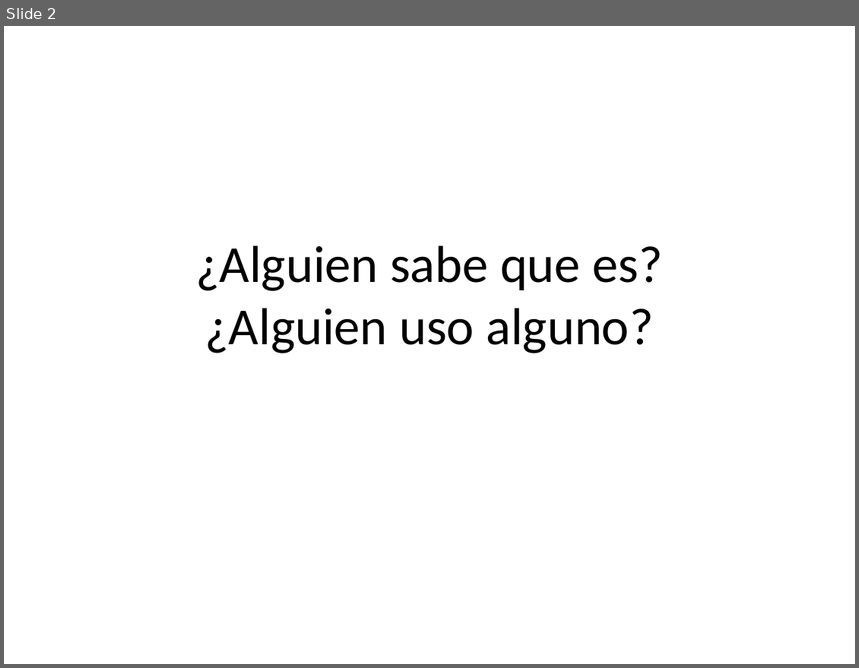
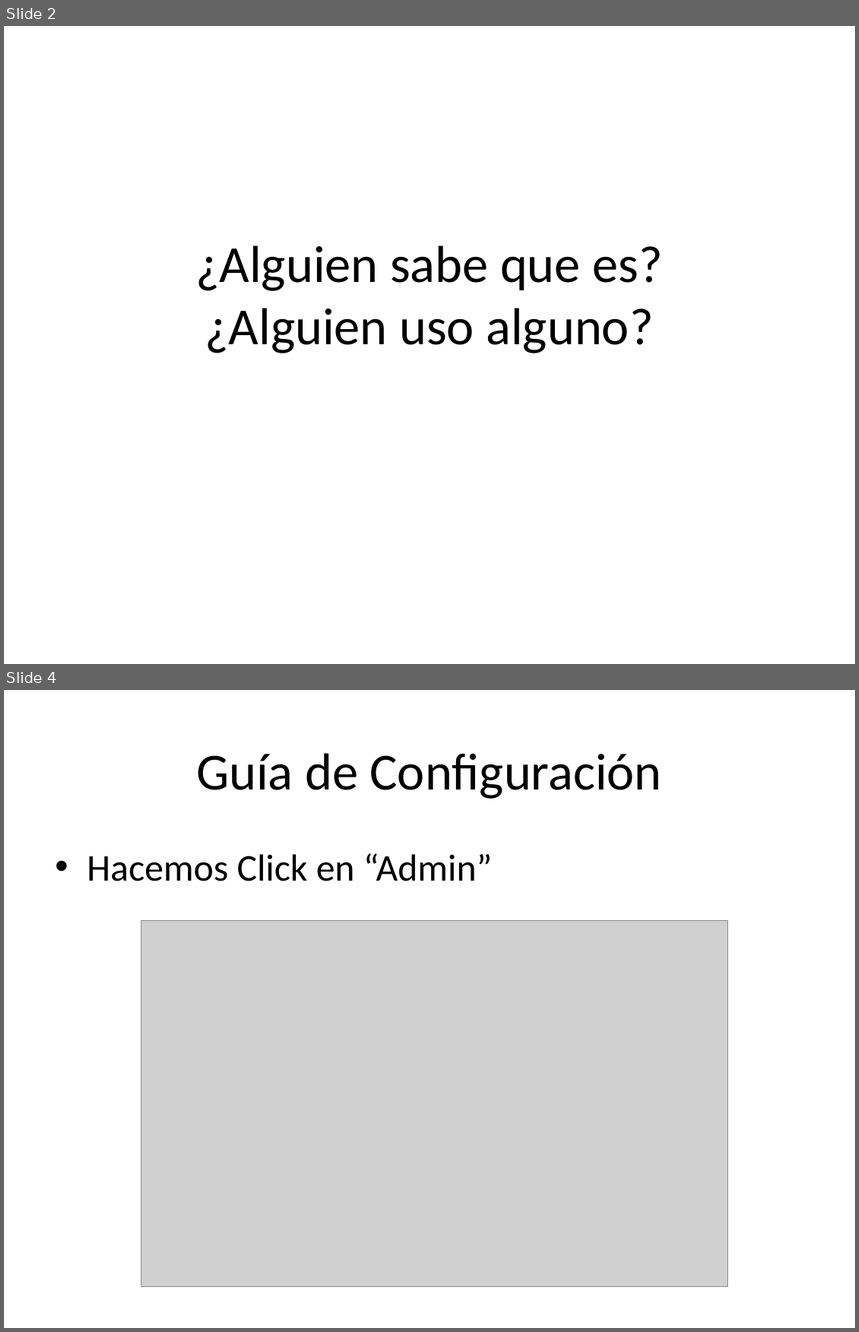
Before and after one commit to Unicen-Tuari/ProgramacionWeb2-2012, a slide deck: Clases/SMTP Server/Configuracion de un SMTP.pptx. Shown one above the other, each under a label of ours: slide 2 before the commit, slides 2 and 4 after it; the slides between them are not shown. The pictures are 859x668 and 859x1332 pixels, drawn with LibreOffice and Linux fonts; fonts in the diff are those of the drawing; grey boxes stand for pictures. Boxes give left, top, right and bottom in pixels: in the first picture for what was removed or moved away, otherwise in the second. Text is boxed around its words. In the diff, an @@ line names an element or a change of style, - is before the commit and + after.

```diff
--- a/Clases/SMTP Server/Configuracion de un SMTP.pptx
+++ b/Clases/SMTP Server/Configuracion de un SMTP.pptx
@@ slide 4 added at (4, 690, 855, 1328), background #FFFFFF @@
@@ title added at (196, 753, 662, 799), 44 pt, text #000000 @@
+Guía de Configuración
@@ text added at (87, 853, 493, 882), 32 pt, text #000000 @@
+• Hacemos Click en “Admin”
@@ picture added at (141, 921, 728, 1287) @@
```
Also in this commit, not shown: 1 slide changed, 19 other slides added, 33 slides removed, 1 other file.
